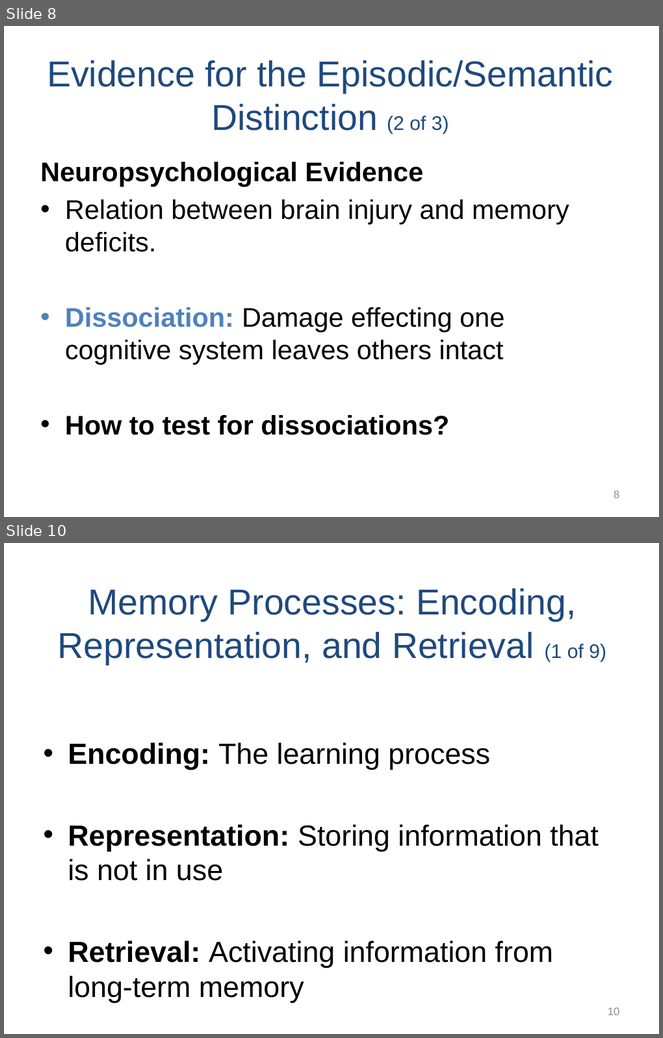
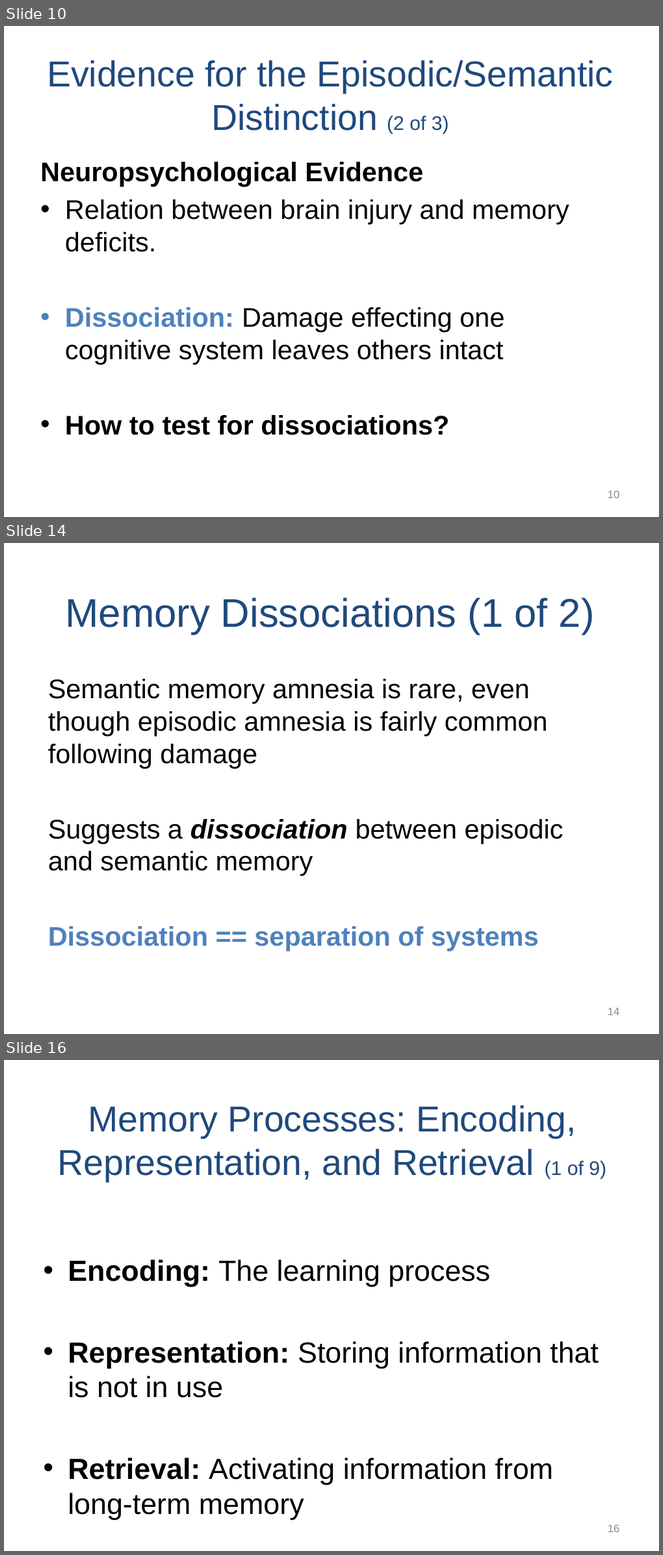
Before and after one commit to npm27/Teaching-Materials, a slide deck: Memory/Slides/Chapter 4.PPTX. Shown one above the other, each under a label of ours: slides 8 and 10 before the commit, slides 10, 14 and 16 after it; the slides between them are not shown. The pictures are 663x1038 and 663x1555 pixels, drawn with LibreOffice and Linux fonts; fonts in the diff are those of the drawing. Boxes give left, top, right and bottom in pixels: in the first picture for what was removed or moved away, otherwise in the second. Text is boxed around its words. In the diff, an @@ line names an element or a change of style, - is before the commit and + after.

```diff
--- a/Memory/Slides/Chapter 4.PPTX
+++ b/Memory/Slides/Chapter 4.PPTX
@@ slide 14 added at (x1=4, y1=543, x2=659, y2=1034), background #FFFFFF @@
@@ title added at (x1=65, y1=598, x2=595, y2=635), 44 pt, text #1F497D @@
+Memory Dissociations (1 of 2)
@@ text added at (x1=48, y1=679, x2=564, y2=951), 29.6 pt, text #000000 @@
+Semantic memory amnesia is rare, even though episodic amnesia is fairly common following damage
+Suggests a dissociation between episodic and semantic memory
+Dissociation == separation of systems
@@ page number added at (x1=608, y1=1008, x2=620, y2=1016), 12 pt, text #8C8C8C @@
+14
@@ what was slide 8 is now slide 10 @@
@@ page number at (x1=608, y1=491, x2=620, y2=499): text changed @@
-8
+10
@@ what was slide 10 is now slide 16 @@
@@ page number at (x1=608, y1=1525, x2=620, y2=1533): text changed @@
-10
+16
```
Also in this commit, not shown: 3 slides changed, 5 other slides added.
